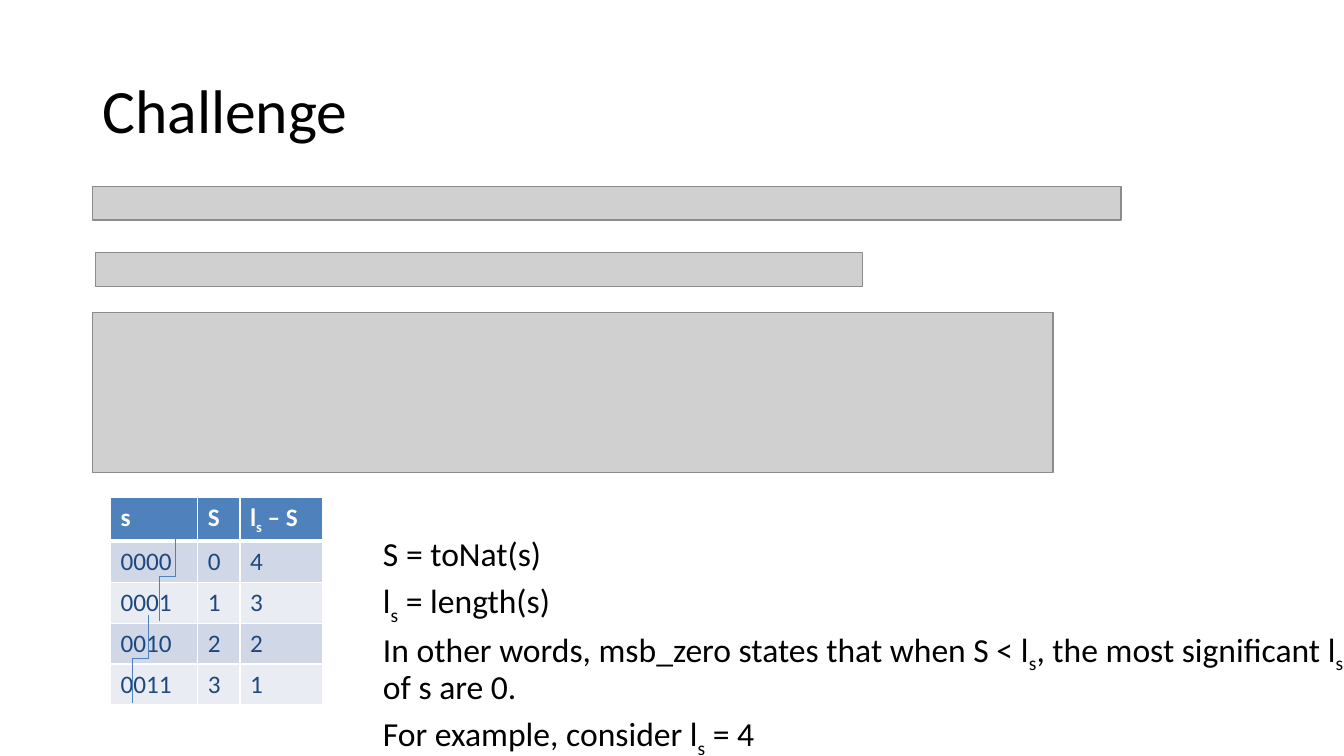
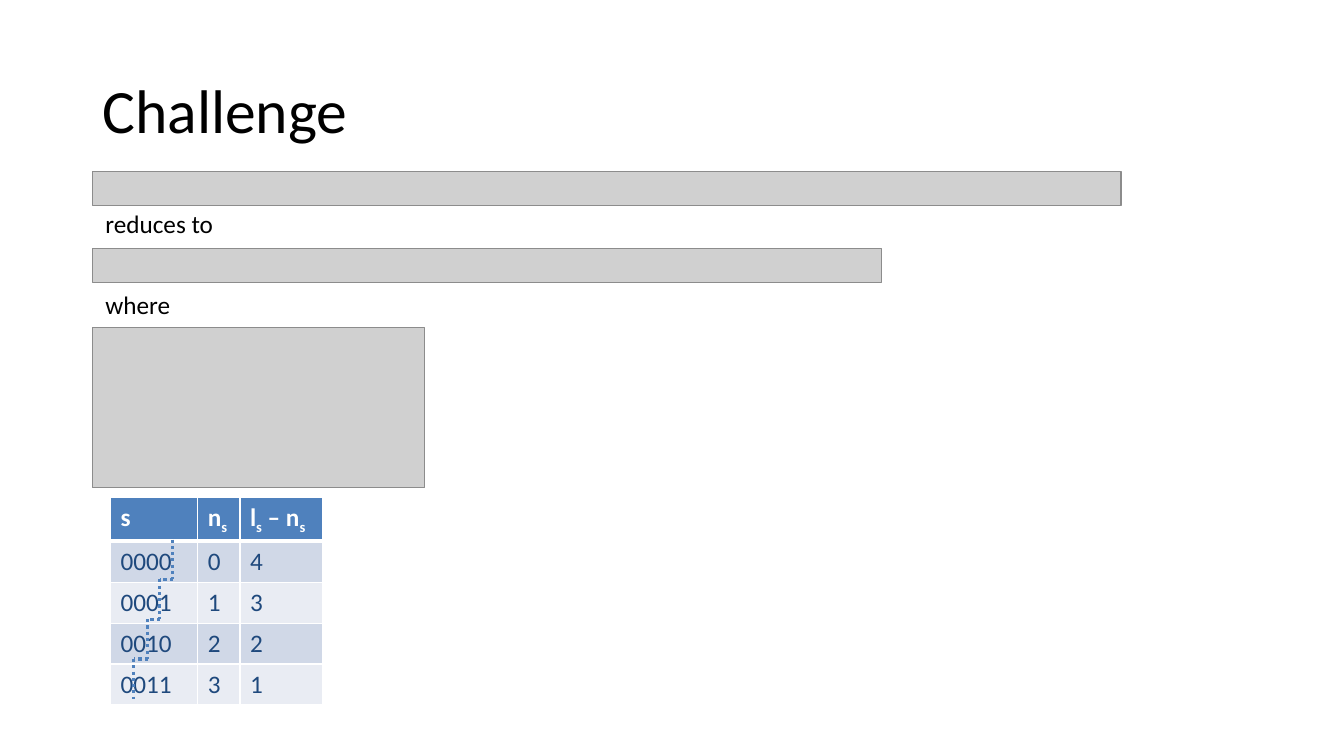
Before and after one commit to arjunvish/pxtp2019presentation, a slide deck: slide 14 of Presentation.pptx. Drawn at 1344x756 pixels with LibreOffice and Linux fonts; fonts in the diff are those of the drawing; grey boxes stand for pictures. Boxes give left, top, right and bottom in pixels: in the first picture for what was removed or moved away, otherwise in the second. Text is boxed around its words. In the diff, an @@ line names an element or a change of style, - is before the commit and + after.

```diff
--- a/Presentation.pptx
+++ b/Presentation.pptx
@@ picture: place and size @@
-picture at <box>93,187,1122,220</box>
+picture at <box>93,172,1122,206</box>
@@ text added at <box>105,215,213,234</box>, 18 pt, text #000000 @@
+reduces to
@@ picture: place and size @@
-picture at <box>96,253,863,286</box>
+picture at <box>93,249,882,282</box>
@@ text added at <box>105,296,170,314</box>, 18 pt, text #000000 @@
+where
@@ picture removed at <box>93,313,1054,473</box> @@
@@ picture added at <box>93,328,425,488</box> @@
@@ table at <box>111,497,323,703</box> @@
-row 1, column 2: S
+row 1, column 2: ns
-row 1, column 3: ls – S
+row 1, column 3: ls – ns
@@ elbow line removed from (175, 532) to (159, 621) @@
@@ line added from (172, 539) to (172, 580), #4F81BD 2.25 pt dashed @@
@@ text removed at <box>383,541,1344,752</box> @@
-  S = toNat(s)
-  ls = length(s)
-  In other words, msb_zero states that when S < ls, the most significant ls – S bits of s are 0.
-  For example, consider ls = 4
@@ line added from (160, 580) to (160, 619), #4F81BD 2.25 pt dashed @@
@@ line added from (172, 580) to (160, 580), #4F81BD 2.25 pt dashed @@
@@ elbow line removed from (148, 615) to (132, 704) @@
@@ line added from (148, 619) to (148, 659), #4F81BD 2.25 pt dashed @@
@@ line added from (160, 619) to (148, 619), #4F81BD 2.25 pt dashed @@
@@ line added from (134, 659) to (134, 699), #4F81BD 2.25 pt dashed @@
@@ line added from (148, 659) to (134, 659), #4F81BD 2.25 pt dashed @@
```
Also in this commit, not shown: 13 other slides changed.
